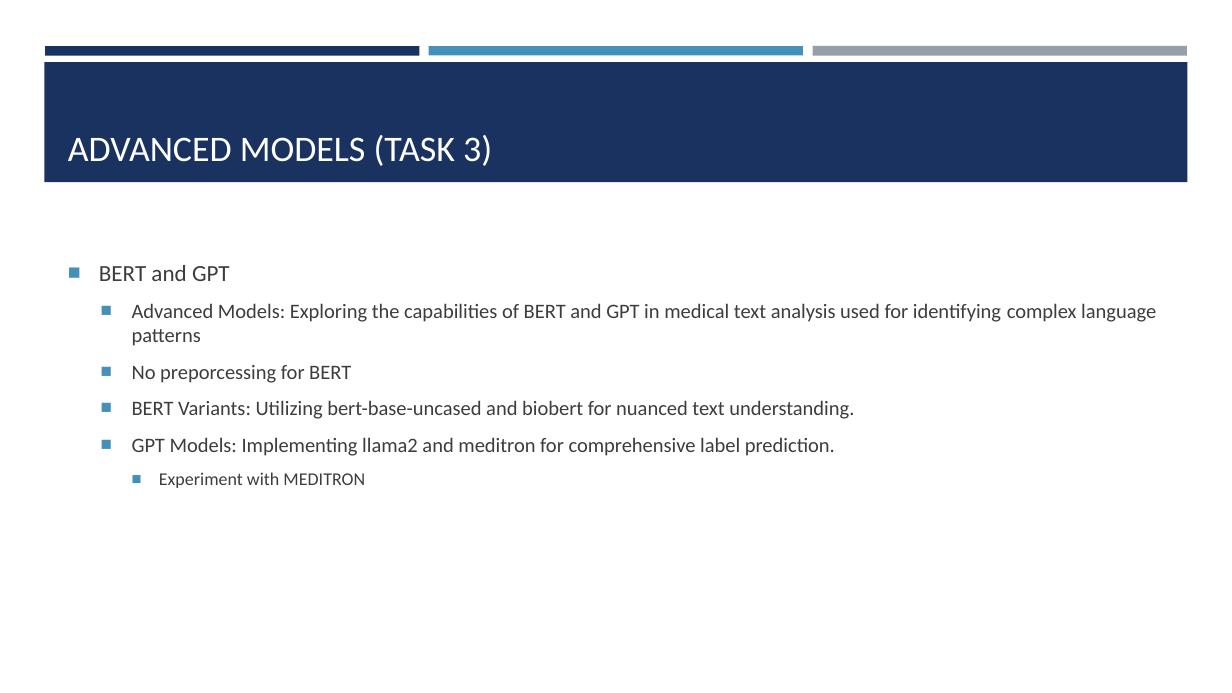
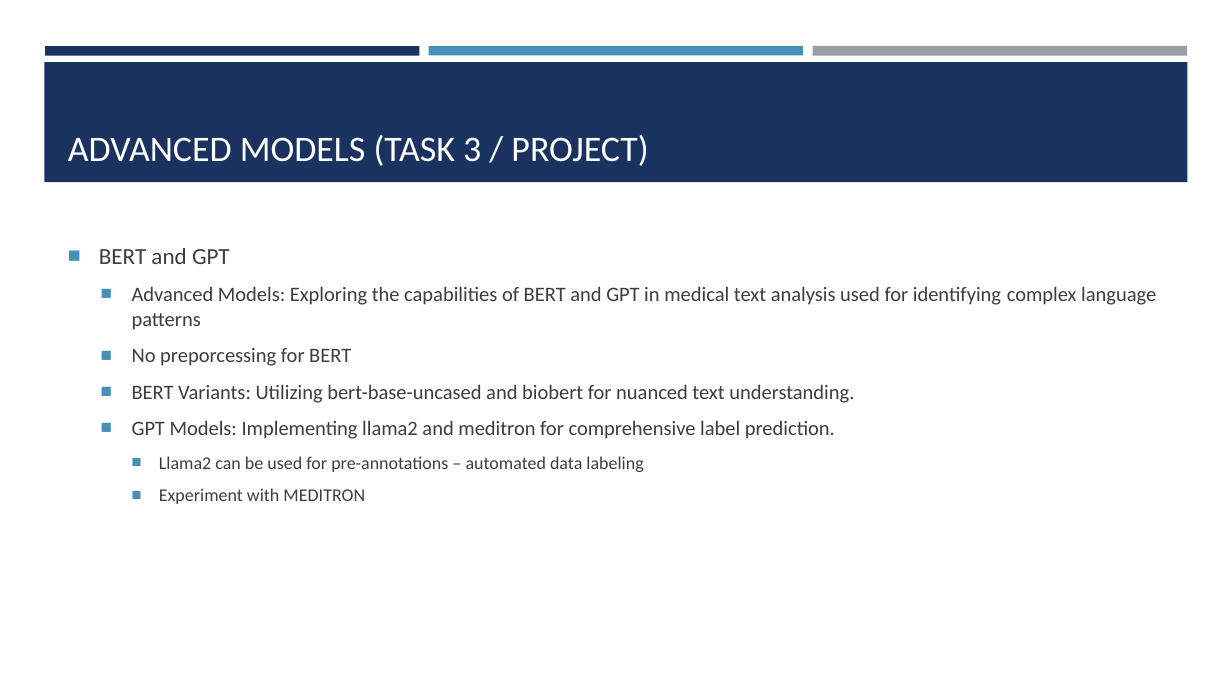
Before and after one commit to josefweibel/nlp-medical-project, a slide deck: slide 12 of presentations/Final Presentation.pptx. Drawn at 1232x693 pixels with LibreOffice and Linux fonts; fonts in the diff are those of the drawing. Boxes give left, top, right and bottom in pixels: in the first picture for what was removed or moved away, otherwise in the second. Text is boxed around its words. In the diff, an @@ line names an element or a change of style, - is before the commit and + after.

```diff
--- a/presentations/Final Presentation.pptx
+++ b/presentations/Final Presentation.pptx
@@ title at box(68, 135, 648, 166): text changed @@
-ADVANCED MODELS (TASK 3)
+ADVANCED MODELS (TASK 3 / PROJECT)
@@ text at box(159, 456, 643, 472): paragraph added @@
+    ■ Llama2 can be used for pre-annotations – automated data labeling
```
Also in this commit, not shown: 4 other slides changed, 1 slide added, 1 slide removed, 1 other file.
